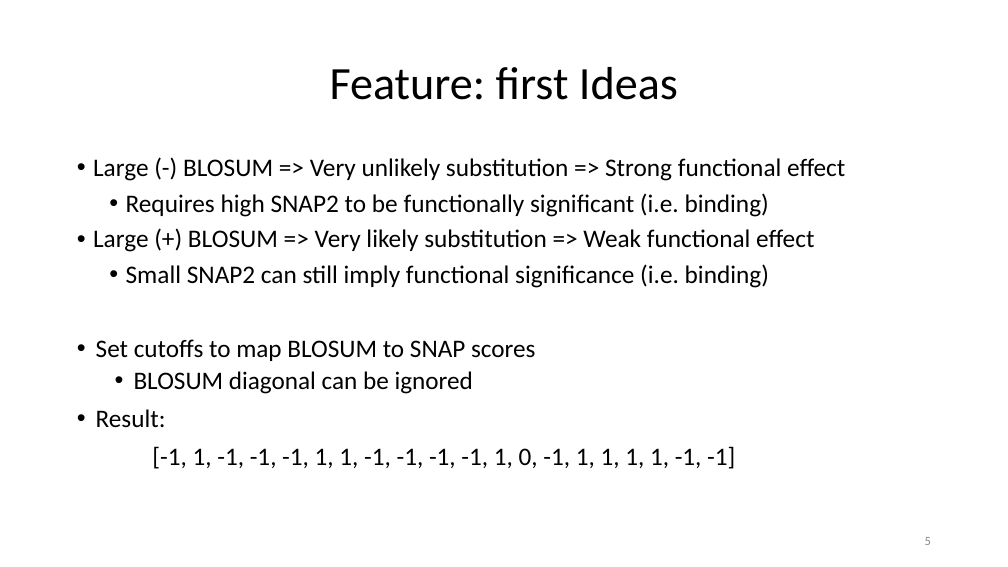
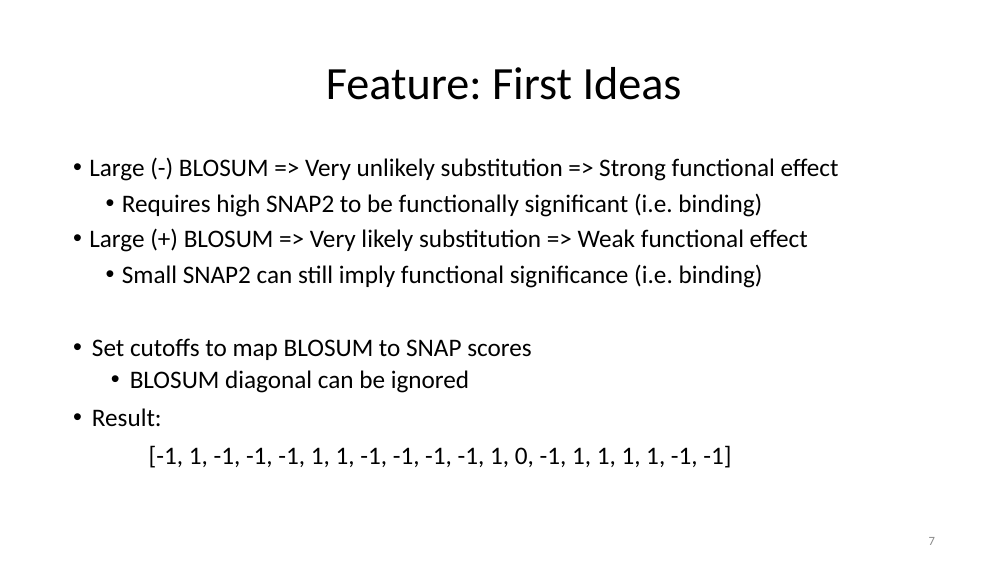
Before and after one commit to paulhager/ProteinPrediction1, a slide deck: slide 7 of BLOSUMscoresComparedToSingleSNAPscores.pptx (slide 5 before the commit). Drawn at 1008x567 pixels with LibreOffice and Linux fonts; fonts in the diff are those of the drawing; background and template pictures are left out. Boxes give left, top, right and bottom in pixels: in the first picture for what was removed or moved away, otherwise in the second. Text is boxed around its words. In the diff, an @@ line names an element or a change of style, - is before the commit and + after.

```diff
--- a/BLOSUMscoresComparedToSingleSNAPscores.pptx
+++ b/BLOSUMscoresComparedToSingleSNAPscores.pptx
@@ title at [326, 67, 682, 100]: text changed @@
-Feature: first Ideas
+Feature: First Ideas
@@ text at [89, 158, 839, 288]: size 24.1 to 24 pt in "Large (-) BLOSUM => Very unlikely substitution ...", "Requires high SNAP2 to be functionally significant ...", "Large (+) BLOSUM => Very likely substitution ...", "Small SNAP2 can still imply functional significance ..."; indent changed @@
@@ page number removed at [925, 537, 931, 545] @@
-5
@@ page number added at [929, 537, 935, 545], 12 pt, text #888888 @@
+7
```
Also in this commit, not shown: 21 other slides changed, 5 slides added, 1 slide removed, 2 other files.
